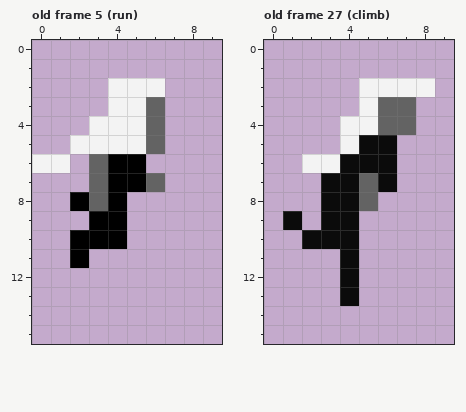
Two versions of one pixel-art file, resource/images/sprites/player.aseprite. Above is the file before it was changed.
10x16 pixels, 42 frames. Shown: old frame 5 (run), old frame 27 (climb). The commit also changed other frames, which this record leaves out.
The result:
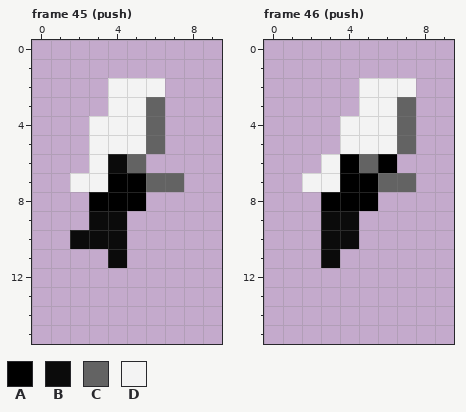
Palette (. is transparent): A #000000  B #0b0b0b  C #636363  D #f3f3f3
A new or re-ordered frame is compared with the old frame closest to it.
Changes in this commit:
frames 42 -> 46
--- frame 45 (push) is new; against old frame 5 (run)
@@ x 0..9 @@
  4 ...DDDC...
- 5 ..DDDDC...
- 6 DD.CAA....
- 7 ...CAAC...
- 8 ..ACA.....
- 9 ...AA.....
-10 ..AAA.....
-11 ..A.......
+ 5 ...DDDC...
+ 6 ...DBC....
+ 7 ..DDAACC..
+ 8 ...AAA....
+ 9 ...BB.....
+10 ..BBB.....
+11 ....B.....
 12 ..........
--- frame 46 (push) is new; against old frame 27 (climb)
@@ x 0..9 @@
  1 ..........
- 2 .....DDDD.
- 3 .....DCC..
- 4 ....DDCC..
- 5 ....DBB...
- 6 ..DDBBB...
- 7 ...BBCB...
- 8 ...BBC....
- 9 .B.BB.....
-10 ..BBB.....
-11 ....B.....
-12 ....B.....
-13 ....B.....
+ 2 .....DDD..
+ 3 .....DDC..
+ 4 ....DDDC..
+ 5 ....DDDC..
+ 6 ...DACA...
+ 7 ..DDAACC..
+ 8 ...AAA....
+ 9 ...BB.....
+10 ...BB.....
+11 ...B......
+12 ..........
+13 ..........
 14 ..........
Changed places in both pictures, as pixel boxes (x1, y1, x2, y2):
changed: (32, 135, 184, 268)
changed: (283, 78, 435, 306)
